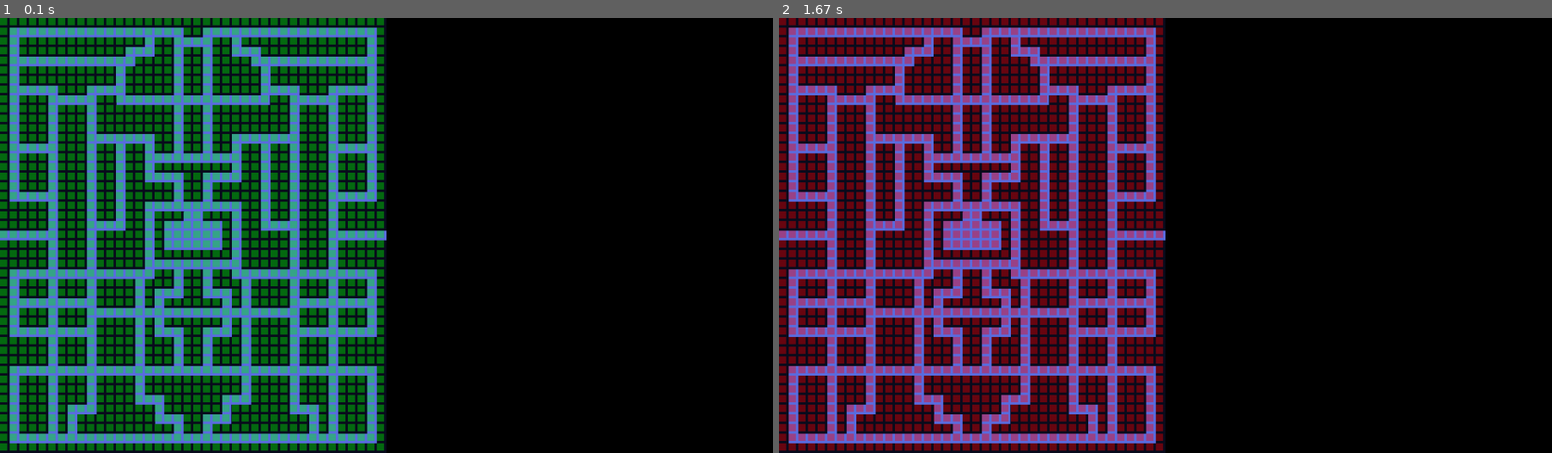
Above: before the commit, frames 1-2 (left to right).
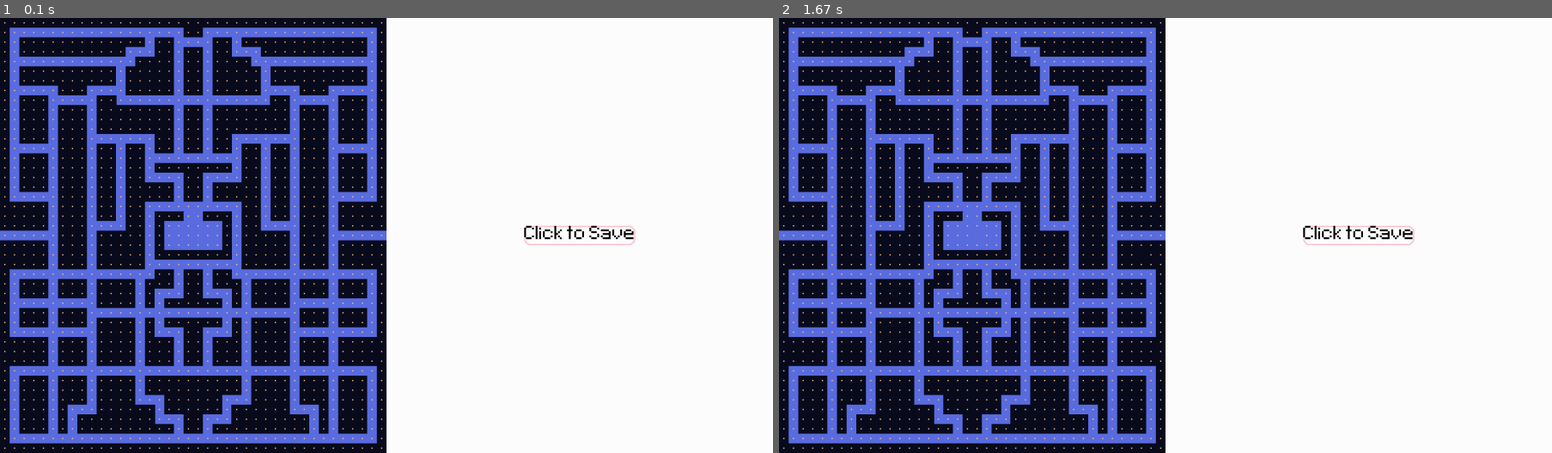
Above: after the commit, the same moments.

Repository: Allanc7237/pacman_pygame
Game: pygame game, started from src/main.py
The game is run twice, just before and just after one commit, with the same random seed, the same clock (stepped at 60 frames per second) and the same inputs.
Inputs (mouse positions are in pixels of both pictures, inside the frame that each line leads up to):
- Up to frame 1 (0.1 s): no input
- Up to frame 2 (1.67 s): click (1134, 252) at 0.38 s; click (979, 239) at 0.72 s; click (925, 170) at 1.05 s; click (964, 74) at 1.38 s

The runs differ from the first frame. In frame 1, 81% of the frame differs, in the area x 0-100%, y 0-100%; in frame 2, 81%.

Commit message:
added button to save node config, and rearranged files

Diff:
--- a/src/constants.py
+++ b/src/constants.py
@@ -2,3 +2,4 @@
 SCREEN_HEIGHT = 720
 BG_IMAGE_PATH = "static/level_1.png"
 DOT_IMAGE_PATH = "static/dot.png"
+FONT_PATH = "fonts/Pixeltype.ttf"
--- a/src/level_generator.py
+++ b/src/level_generator.py
@@ -3,24 +3,48 @@
 from constants import *
 import os
 
-class LevelNode:
-    def __init__(self, position, surface, rect, pressed=False, has_dot=False, neighbors=None):
-        self.position = position
+class LevelNode(pygame.sprite.Sprite):
+    def __init__(self,x,y, surface, rect=None, pressed=False, has_dot=False, neighbors=None):
+        if hasattr(self, "containers"):
+            super().__init__(self.containers)
+        else:
+            super().__init__()
+        pass
+        self.position = pygame.Vector2(x,y)
         self.surface = surface
         self.rect  = rect
         self.neighbors = neighbors
         self.has_dot = has_dot
         self.pressed  = pressed
 
+
+    def draw(self, screen):
+        # must override
+        pass
+
+    def update(self, dt):
+        pass
+
+    def check_collisions(self,mouse_pos):
+        if self.rect.collidepoint(mouse_pos):
+            if(pygame.mouse.get_just_pressed()[0] and self.pressed == False):
+                self.pressed = True
+
+    def draw(self, screen):
+        if not self.pressed:
+            screen.blit(self.surface,self.position)
+
+
 def generate_nodes(width,height):
     nodes = []
-    surf = pygame.image.load(DOT_IMAGE_PATH)
+    current = os.getcwd()
+    dot = os.path.join(current,DOT_IMAGE_PATH)
+    surf = pygame.image.load(dot).convert_alpha()
     temp_surf = pygame.Surface((12,12))
     temp_surf.fill("green")
-    temp_surf.set_alpha(100)
     for i in range(0,width,16):
         for j in range(0,height,16):
-            new_node = LevelNode((i,j),temp_surf,None)
+            new_node = LevelNode(i,j,surf)
             new_node.rect = pygame.Rect(i,j,16,16)
             nodes.append(new_node)
     return nodes
--- a/src/main.py
+++ b/src/main.py
@@ -1,47 +1,57 @@
 import pygame
 import sys
 from constants import *
-from level_generator import generate_nodes
+from level_generator import generate_nodes, LevelNode
 import os
+
+pygame.init()
+screen = pygame.display.set_mode((SCREEN_WIDTH,SCREEN_HEIGHT))
+pygame.display.set_caption("Pycman")
+game_clock = pygame.time.Clock()
 
 current_directory = os.getcwd()
 bg_directory = os.path.join(current_directory, BG_IMAGE_PATH)
-print(bg_directory)
-pygame.init()
-width = SCREEN_WIDTH
-height = SCREEN_HEIGHT
-screen = pygame.display.set_mode((width,height))
-level_bg =  pygame.image.load(bg_directory)
-level_ui = pygame.Surface((640,720))
-level_ui.fill("black")
-game_clock = pygame.time.Clock()
-area = width * height
-test_nodes = generate_nodes(640,720)
+font_directory = os.path.join(current_directory, FONT_PATH)
+
+test_font = pygame.font.Font(font_directory, 50)
+
+save_surf = test_font.render("Click to Save",False,"black")
+save_rect = save_surf.get_rect(center =(SCREEN_WIDTH*.75,SCREEN_HEIGHT/2) )
+
+updatable = pygame.sprite.Group()
+drawable = pygame.sprite.Group()
+dots = pygame.sprite.Group()
+ghosts = pygame.sprite.Group()
+
+LevelNode.containers = (updatable,drawable,dots)
+
+temp = pygame.image.load(bg_directory)
+
+level_bg =  temp.convert()
+
+test_nodes = generate_nodes(int(SCREEN_WIDTH/2),720)
 screen.fill("white")
+
 def main():
     try:
-        #print(f"{len(test_nodes)} nodes created")
         while True:
             mouse_pos = pygame.mouse.get_pos()
 
             for event in pygame.event.get():
                 if event.type == pygame.QUIT:
                     return
-            for node in test_nodes:
-                if node.rect.collidepoint(mouse_pos):
-                    if(pygame.mouse.get_just_pressed()[0] and node.pressed == False):
-                        node.surface.fill("red")
-                        node.pressed = True
-                        break
 
             screen.blit(level_bg, (0,0))
-            screen.blit(level_ui, (640,0))
-            for node in test_nodes:
-                screen.blit(node.surface,node.position)
+            pygame.draw.rect(screen,"pink",save_rect,2,10)
+            screen.blit(save_surf,save_rect)
 
+            for item in drawable:
+                item.draw(screen)
 
+            for item in updatable:
+                item.check_collisions(mouse_pos)
 
-            pygame.display.update()
+            pygame.display.flip()
             dt = game_clock.tick(60)/1000
     except Exception as e:
         print(f"Error: {e}")
Binary file added: fonts/Pixeltype.ttf
Not shown, added: fonts/Pixeltype.ttf:Zone.Identifier
